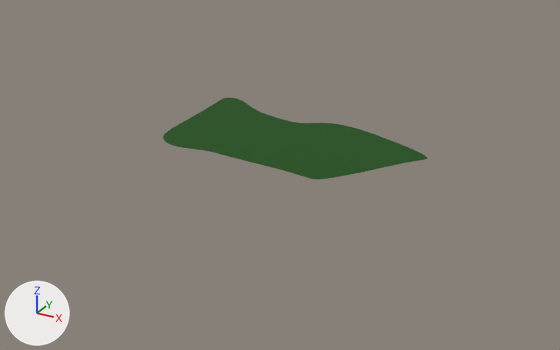
An edit to the Blender file Art/Locations/LargeOval/LargeOval.blend, drawn before and after from the same camera.
Before and after are seen from a 50 mm camera at (329.0, -644.0, 282.0) aimed at (-13.0, -22.0, -29.0). The axes (+X, +Y, +Z) are drawn at lower left. The lights are the same throughout.

The scene before the commit, as lines of its bpy script (objects in view):
```python
me_plane = bpy.data.meshes.new('Plane')
me_plane.from_pydata(...)  # 44 vertices, 30 faces; spans x -148.0..128.0, y -75.0..92.0, z 0.0
me_plane.materials.append(mat_ground)  # dark green #1c5112
ob_ground_col = bpy.data.objects.new('Ground-col', me_plane)
ob_ground_col.location = (0.0, 0.0, -0.3)
_m = ob_ground_col.modifiers.new('Subdivision', 'SUBSURF')
_m.levels = 3
_m.render_levels = 3
```
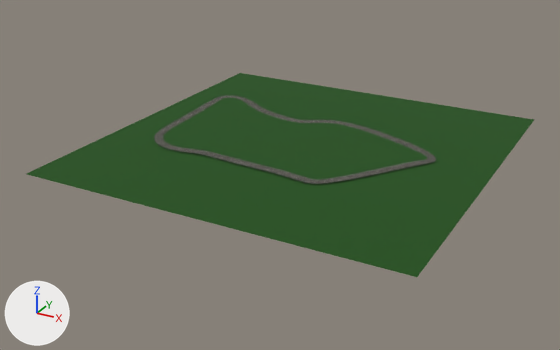
Boxes (x1, y1, x2, y2) around the edits, measured in the pictures (560 x 350 px):
'LargeGround', added (green): after (27, 73, 534, 277)
'Road-col', added: after (154, 95, 436, 184)

Diff of the bpy script that builds the scene:
```diff
--- a/Art/Locations/LargeOval/LargeOval.blend.py
+++ b/Art/Locations/LargeOval/LargeOval.blend.py
@@ img_asphalt_02_diff_1k_jpg @@
+img_asphalt_02_diff_1k_jpg = load_image('asphalt_02_diff_1k.jpg', 'Road/asphalt_02_diff_1k.jpg', 1024, 1024, 'sRGB')
@@ mat_road @@
+mat_road = principled_material('Road')
+mat_road.texture = img_asphalt_02_diff_1k_jpg
+mat_road.roughness = 0.859
+mat_road.specular_ior_level = 0.0
@@ me_plane_002 @@
+me_plane_002.from_pydata([(-187.0, -187.0, 0.0), (187.0, -187.0, 0.0), (-187.0, 187.0, 0.0), (187.0, 187.0, 0.0)], [], [(0, 1, 3, 2)])
+me_plane_002.materials.append(mat_ground)  # dark green #1c5112
@@ me_plane_001 @@
+me_plane_001.from_pydata(...)  # 52 vertices, 26 faces; spans x -156.0..138.0, y -84.0..102.0, z 0.0
+me_plane_001.materials.append(mat_road)  # its picture is missing
@@ ob_largeground @@
+ob_largeground = bpy.data.objects.new('LargeGround', me_plane_002)
+ob_largeground.location = (0.0, 0.0, -1.7)
@@ ob_road_col @@
+ob_road_col = bpy.data.objects.new('Road-col', me_plane_001)
+ob_road_col.location = (0.0, 0.0, -0.3)
+_m = ob_road_col.modifiers.new('Subdivision', 'SUBSURF')
+_m.levels = 3
+_m.render_levels = 3
```
